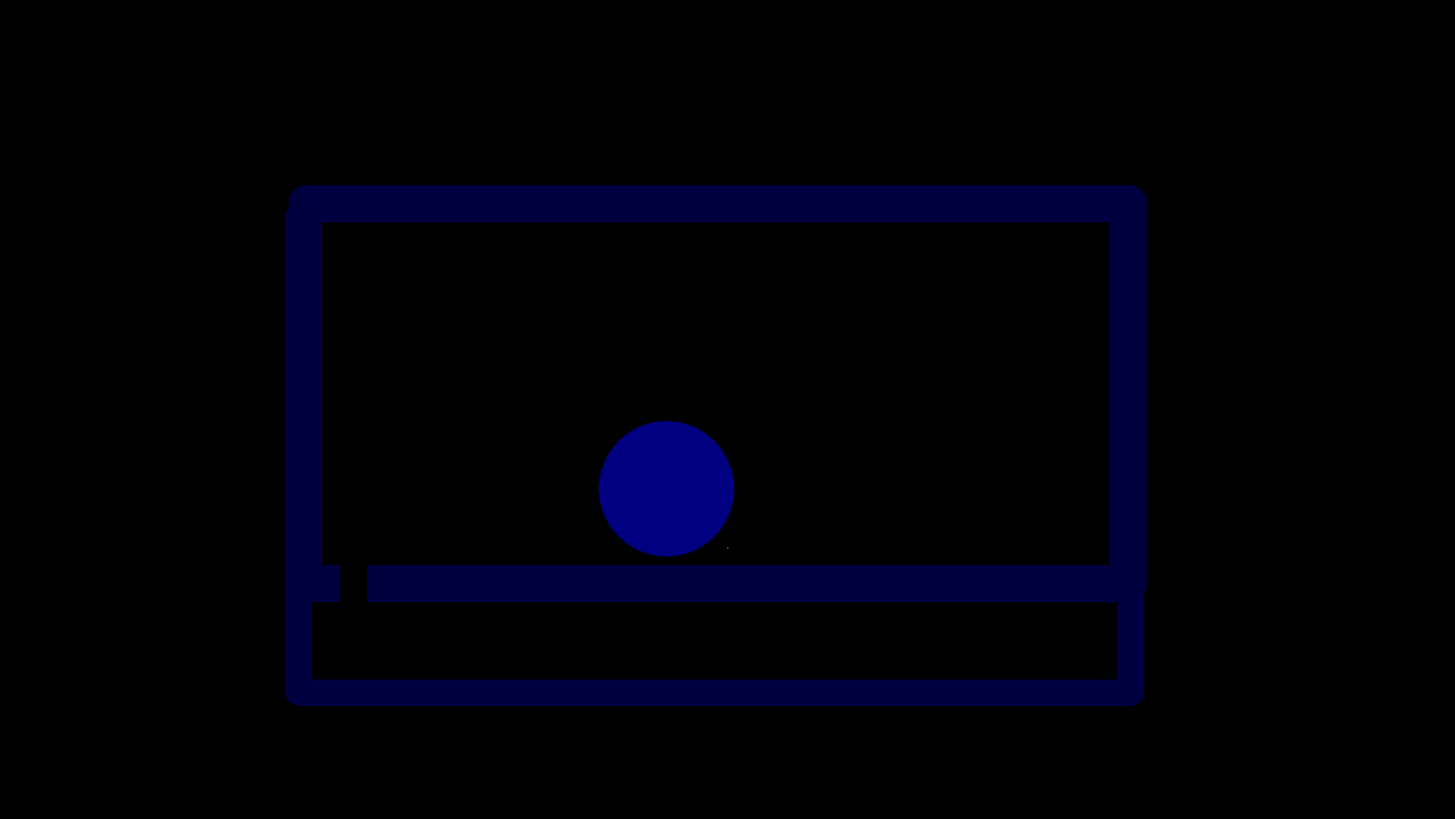
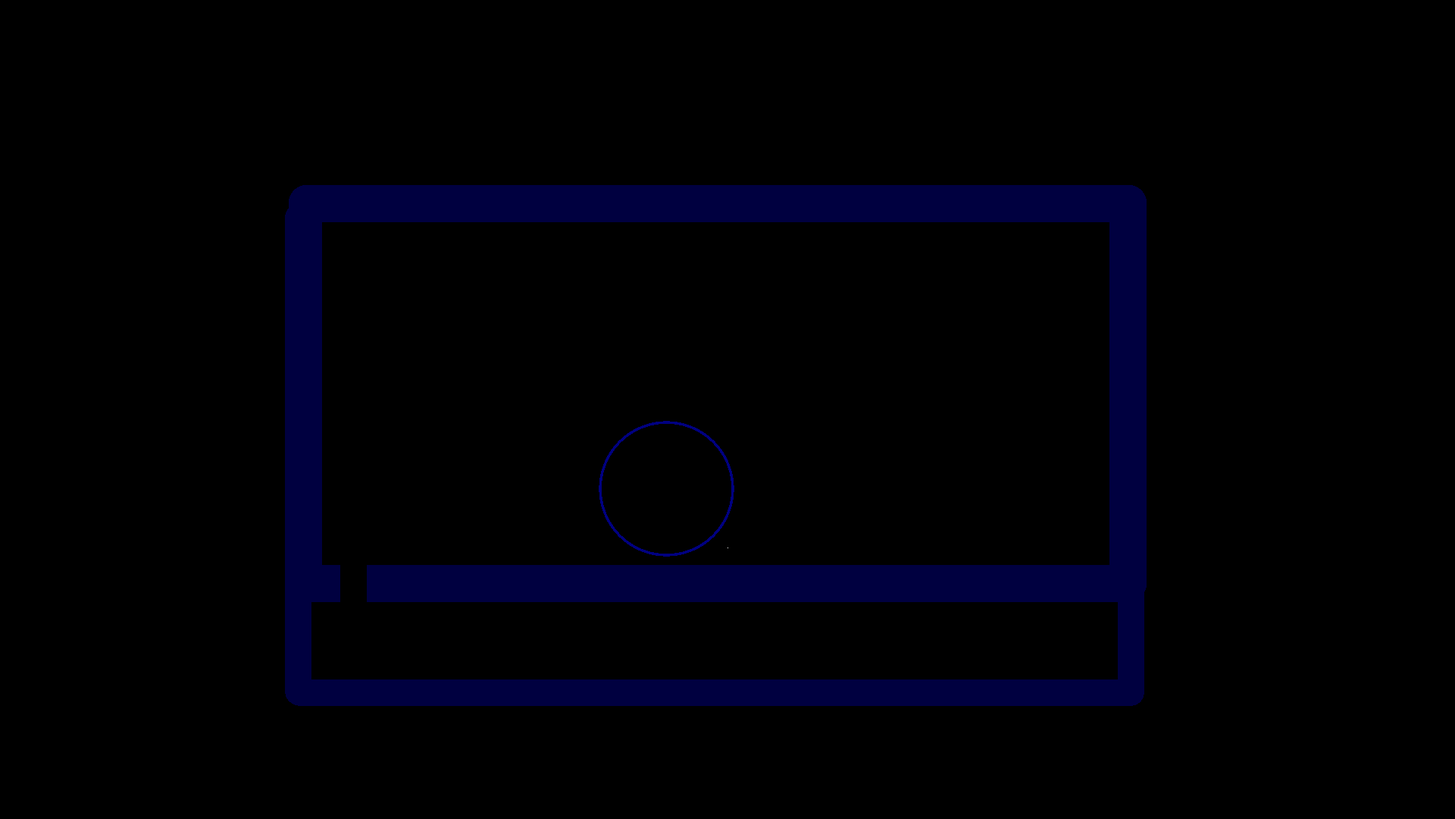
Layered file, before and after one edit (1455 x 819). Changes by layer:
painted on "Background" over <box>601,423,732,554</box>
